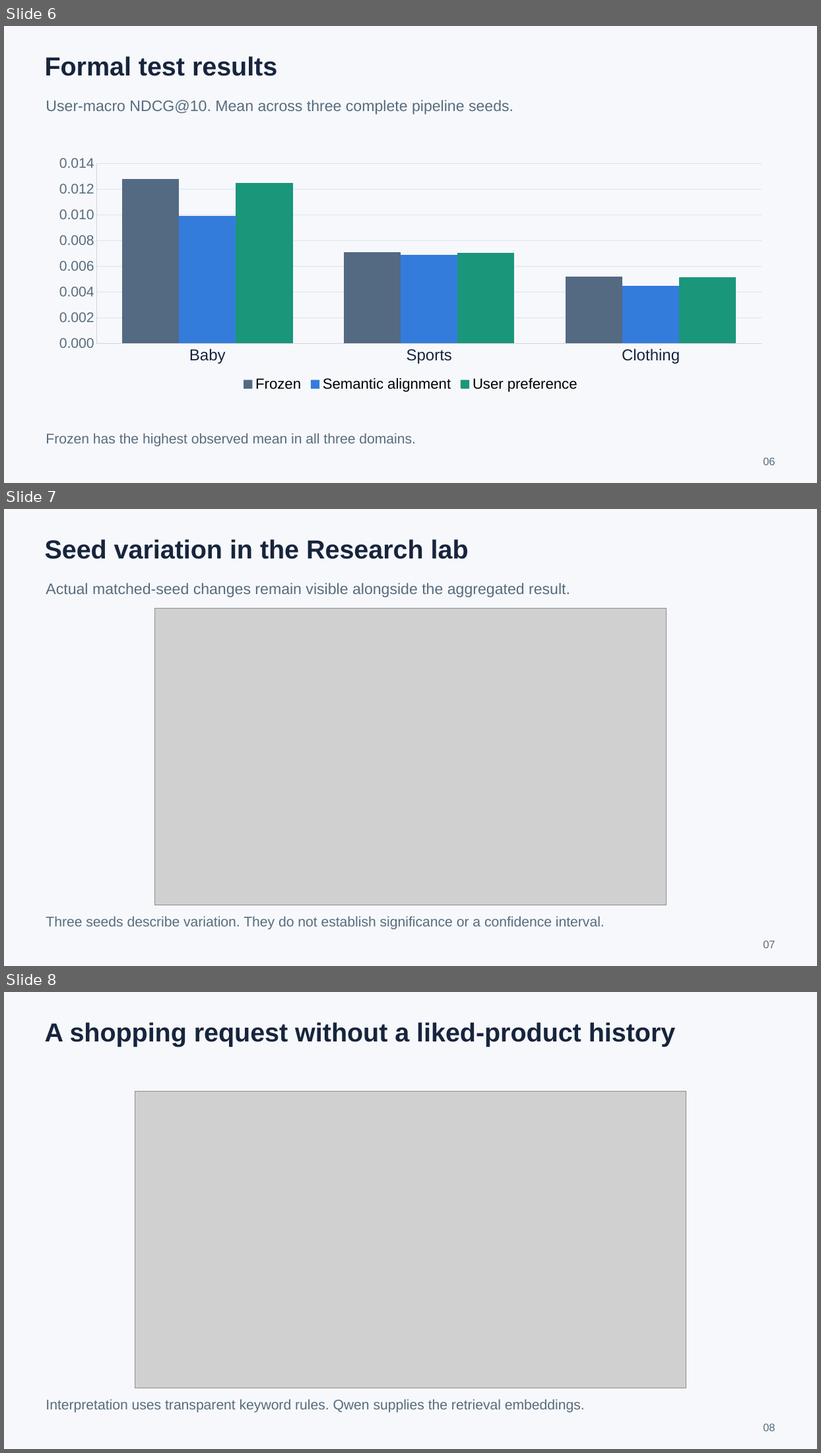
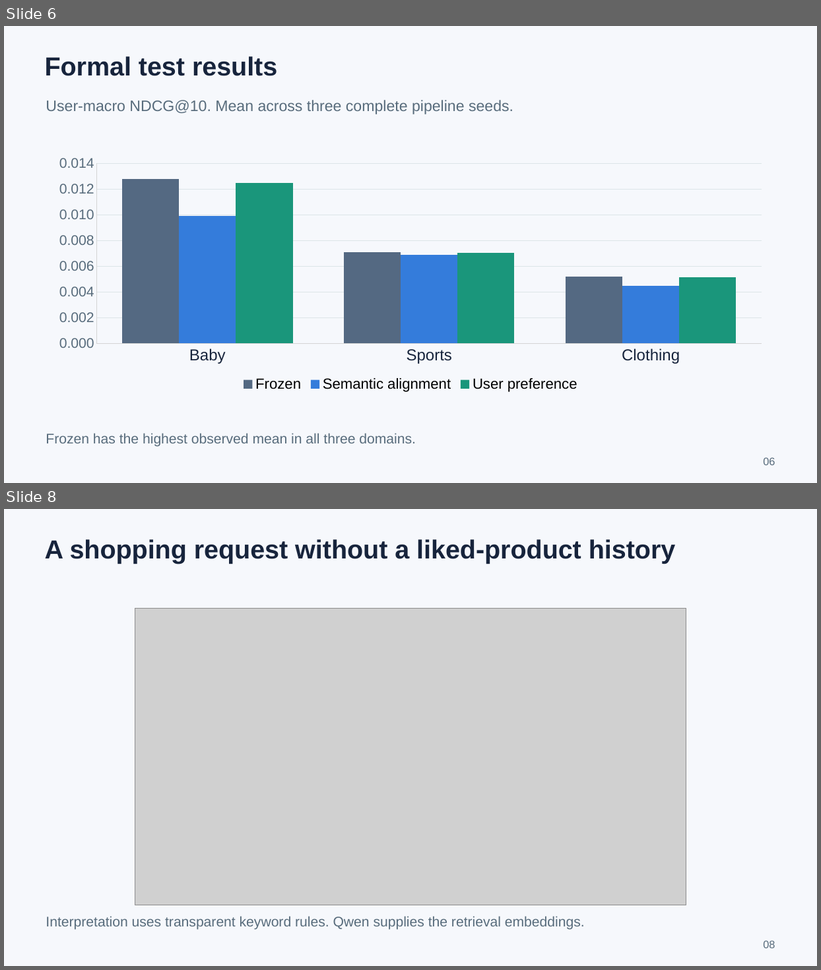
Before and after one commit to cjk041212/ShopLens, a slide deck: submission/ShopLens_Qwen_presentation.pptx. Shown one above the other, each under a label of ours: slides 6, 7 and 8 before the commit, slides 6 and 8 after it; the slides between them are not shown. The pictures are 821x1453 and 821x970 pixels, drawn with LibreOffice and Linux fonts; fonts in the diff are those of the drawing; grey boxes stand for pictures. Boxes give left, top, right and bottom in pixels: in the first picture for what was removed or moved away, otherwise in the second. Text is boxed around its words. In the diff, an @@ line names an element or a change of style, - is before the commit and + after.

```diff
--- a/submission/ShopLens_Qwen_presentation.pptx
+++ b/submission/ShopLens_Qwen_presentation.pptx
@@ slide 7 removed at [4,509,817,966], background #F6F8FC @@
@@ text removed at [45,539,469,559] @@
-Seed variation in the Research lab
@@ text removed at [46,583,570,597] @@
-Actual matched-seed changes remain visible alongside the aggregated result.
@@ picture removed at [154,608,667,906] @@
@@ text removed at [46,916,605,930] @@
-Three seeds describe variation. They do not establish significance or a confidence interval.
@@ text removed at [763,941,775,949] @@
-07
```
Also in this commit, not shown: 3 slides changed, 3 slides added, 2 other slides removed, 2 other files.
